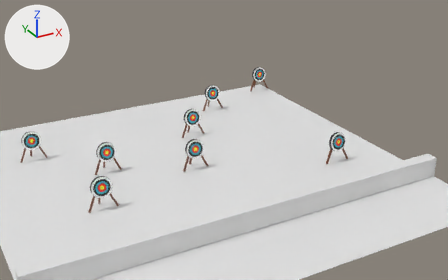
The Blender file resources/range_blender/range.blend as it was, and as the next commit left it.
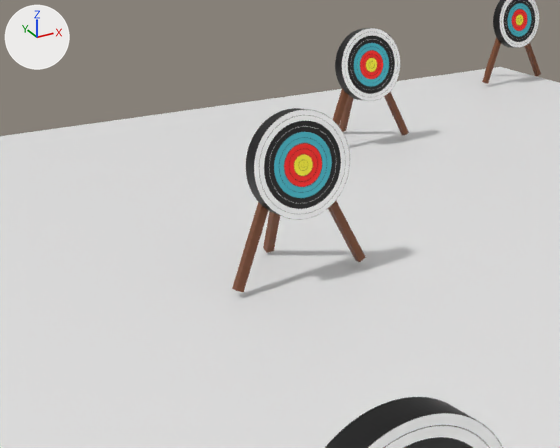
Each version appears first whole from a 50 mm lens placed at (-12.35, -25.36, 14.01), pointed at (3.22, 2.94, -0.14), and next in a close-up from a 50 mm lens placed at (-1.54, -1.67, 3.42), pointed at (1.65, 4.13, 0.52). Every picture has the same lights, and +X, +Y and +Z are marked at upper left.

The first close-up shows 'Target', 'Target.004', 'Target.005', 'Target.006', 'ground'.
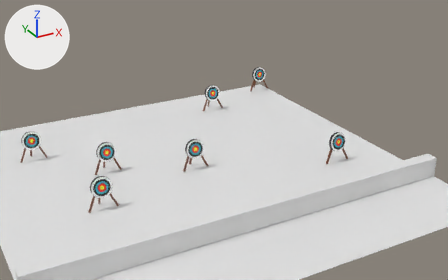
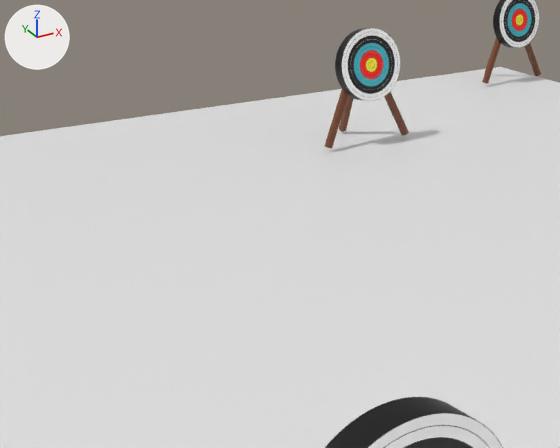
Boxes [x1, y1, x2, y2] around the edits, measured in the close-ups (560 x 448 px):
'Target.004', hidden: before [232, 108, 366, 292]

What changed in the scene script:
```text
Change ob_target_004:
    add ob_target_004.hide_render = True
```
